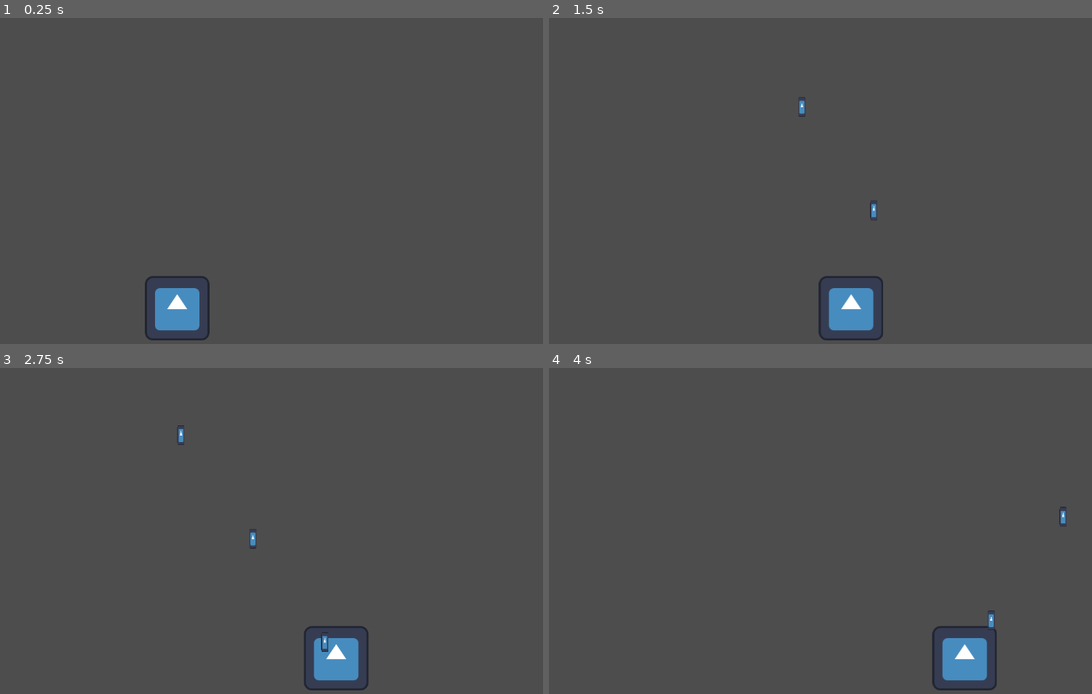
Above: before the commit, frames 1-4 (two rows, left to right).
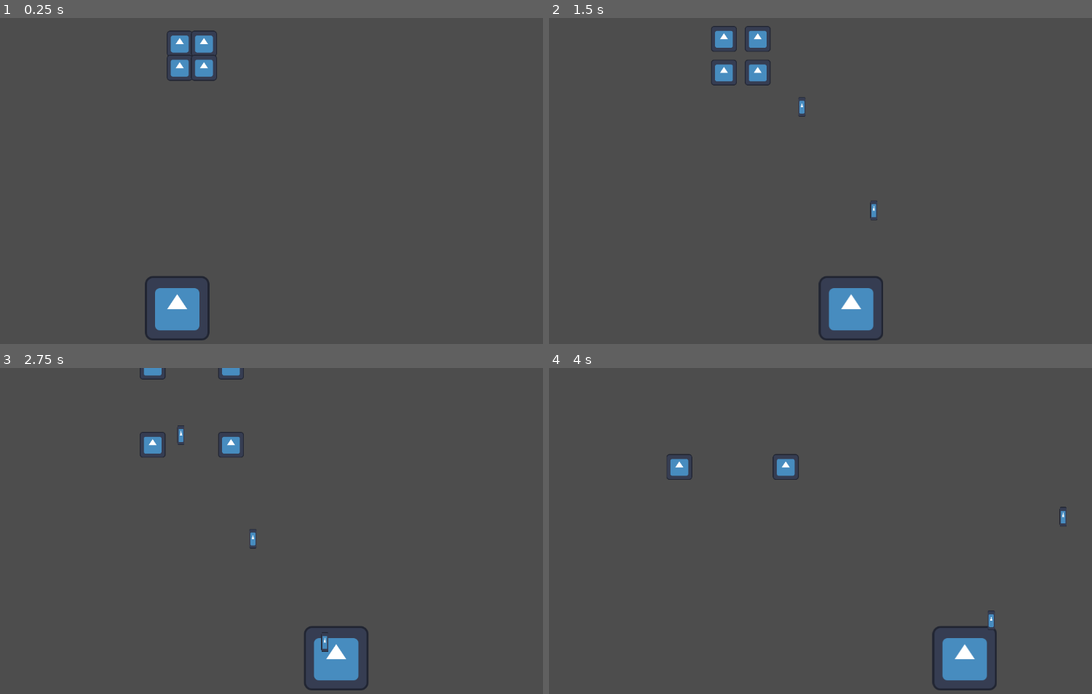
Above: after the commit, the same moments.

Repository: doctor-g/LD56
Game: Godot game, scene res://world.tscn
The game is run twice, just before and just after one commit, with the same random seed, the same clock (stepped at 60 frames per second) and the same inputs. The engine's default icon, where the game draws it, is replaced by a stand-in: a white triangle on a blue panel in a dark square.
Inputs:
- Up to frame 1 (0.25 s): no input
- Up to frame 2 (1.5 s): tap Enter at 0.5 s; hold D (move_right) 0.53-1.28 s; hold Space (fire) 0.53-1.28 s; hold A (move_left) from 1.28 s (still down); tap Space (fire) at 1.35 s
- Up to frame 3 (2.75 s): release A (move_left) at 2.03 s; hold D (move_right) from 2.03 s (still down); hold Space (fire) from 2.03 s (still down)
- Up to frame 4 (4 s): release Space (fire) at 2.78 s; tap Space (fire) at 2.85 s; release D (move_right) at 3.53 s; hold A (move_left) from 3.53 s (still down); hold Space (fire) from 3.53 s (still down)

The runs differ from the first frame. In frame 1, 0.9% of the frame differs, in the area x 30-40%, y 3-20%; in frame 2, 0.9%, in the area x 29-41%, y 2-21%; in frame 3, 0.7%; in frame 4, 0.5%.

Commit message:
Add basic enemy that breaks into critters when shot

Diff:
--- /dev/null
+++ b/project/enemies/basic_enemy.gd
@@ -0,0 +1,12 @@
+extends Node2D
+
+func _ready() -> void:
+	for child in get_children():
+		child.damaged.connect(_on_component_damaged)
+
+
+func _on_component_damaged() -> void:
+	for child in get_children():
+		child.damaged.disconnect(_on_component_damaged)
+		child.bound_as_enemy = false
+		child.velocity = child.position.normalized() * child.speed
--- /dev/null
+++ b/project/enemies/basic_enemy.tscn
@@ -0,0 +1,19 @@
+[gd_scene load_steps=3 format=3 uid="uid://b1f2b36l5gooy"]
+
+[ext_resource type="Script" path="res://enemies/basic_enemy.gd" id="1_6psq7"]
+[ext_resource type="PackedScene" uid="uid://btkqvxtnfm8ty" path="res://enemies/square_critter.tscn" id="2_xhgl6"]
+
+[node name="BasicEnemy" type="Node2D"]
+script = ExtResource("1_6psq7")
+
+[node name="SquareCritter" parent="." instance=ExtResource("2_xhgl6")]
+position = Vector2(-24, -24)
+
+[node name="SquareCritter2" parent="." instance=ExtResource("2_xhgl6")]
+position = Vector2(24, -24)
+
+[node name="SquareCritter3" parent="." instance=ExtResource("2_xhgl6")]
+position = Vector2(-24, 24)
+
+[node name="SquareCritter4" parent="." instance=ExtResource("2_xhgl6")]
+position = Vector2(24, 24)
--- /dev/null
+++ b/project/enemies/square_critter.gd
@@ -0,0 +1,15 @@
+extends CharacterBody2D
+
+signal damaged
+
+var bound_as_enemy := true
+
+var speed := 50.0
+
+func damage() -> void:
+	damaged.emit()
+
+
+func _physics_process(_delta: float) -> void:
+	if not bound_as_enemy:
+		move_and_slide()
--- /dev/null
+++ b/project/enemies/square_critter.tscn
@@ -0,0 +1,19 @@
+[gd_scene load_steps=4 format=3 uid="uid://btkqvxtnfm8ty"]
+
+[ext_resource type="Script" path="res://enemies/square_critter.gd" id="1_6livu"]
+[ext_resource type="Texture2D" uid="uid://baquqwh7c8ixx" path="res://icon.svg" id="1_uh7sk"]
+
+[sub_resource type="RectangleShape2D" id="RectangleShape2D_wwdrn"]
+size = Vector2(50, 50)
+
+[node name="SquareCritter" type="CharacterBody2D"]
+collision_layer = 4
+collision_mask = 2
+script = ExtResource("1_6livu")
+
+[node name="Icon" type="Sprite2D" parent="."]
+scale = Vector2(0.4, 0.4)
+texture = ExtResource("1_uh7sk")
+
+[node name="CollisionShape2D" type="CollisionShape2D" parent="."]
+shape = SubResource("RectangleShape2D_wwdrn")
--- a/project/player_ship/player_bullet.gd
+++ b/project/player_ship/player_bullet.gd
@@ -4,7 +4,10 @@
 
 
 func _physics_process(delta: float) -> void:
-	move_and_collide(Vector2.UP * speed * delta)
+	var collision := move_and_collide(Vector2.UP * speed * delta)
+	if collision != null:
+		collision.get_collider().damage()
+		queue_free()
 
 
 func _on_visible_on_screen_notifier_2d_screen_exited() -> void:
--- a/project/player_ship/player_bullet.tscn
+++ b/project/player_ship/player_bullet.tscn
@@ -9,7 +9,7 @@
 
 [node name="Bullet" type="CharacterBody2D"]
 collision_layer = 2
-collision_mask = 0
+collision_mask = 4
 script = ExtResource("1_pj8dy")
 
 [node name="Icon" type="Sprite2D" parent="."]
--- a/project/project.godot
+++ b/project/project.godot
@@ -39,3 +39,4 @@
 
 2d_physics/layer_1="player"
 2d_physics/layer_2="player_bullets"
+2d_physics/layer_3="enemies"
--- a/project/world.tscn
+++ b/project/world.tscn
@@ -1,8 +1,12 @@
-[gd_scene load_steps=2 format=3 uid="uid://f8wvyd5ivht0"]
+[gd_scene load_steps=3 format=3 uid="uid://f8wvyd5ivht0"]
 
 [ext_resource type="PackedScene" uid="uid://dxaf5gstd3bmn" path="res://player_ship/player_ship.tscn" id="1_fweqt"]
+[ext_resource type="PackedScene" uid="uid://b1f2b36l5gooy" path="res://enemies/basic_enemy.tscn" id="2_t6q8l"]
 
 [node name="World" type="Node2D"]
 
 [node name="PlayerShip" parent="." instance=ExtResource("1_fweqt")]
 position = Vector2(351, 577)
+
+[node name="BasicEnemy" parent="." instance=ExtResource("2_t6q8l")]
+position = Vector2(380, 75)
